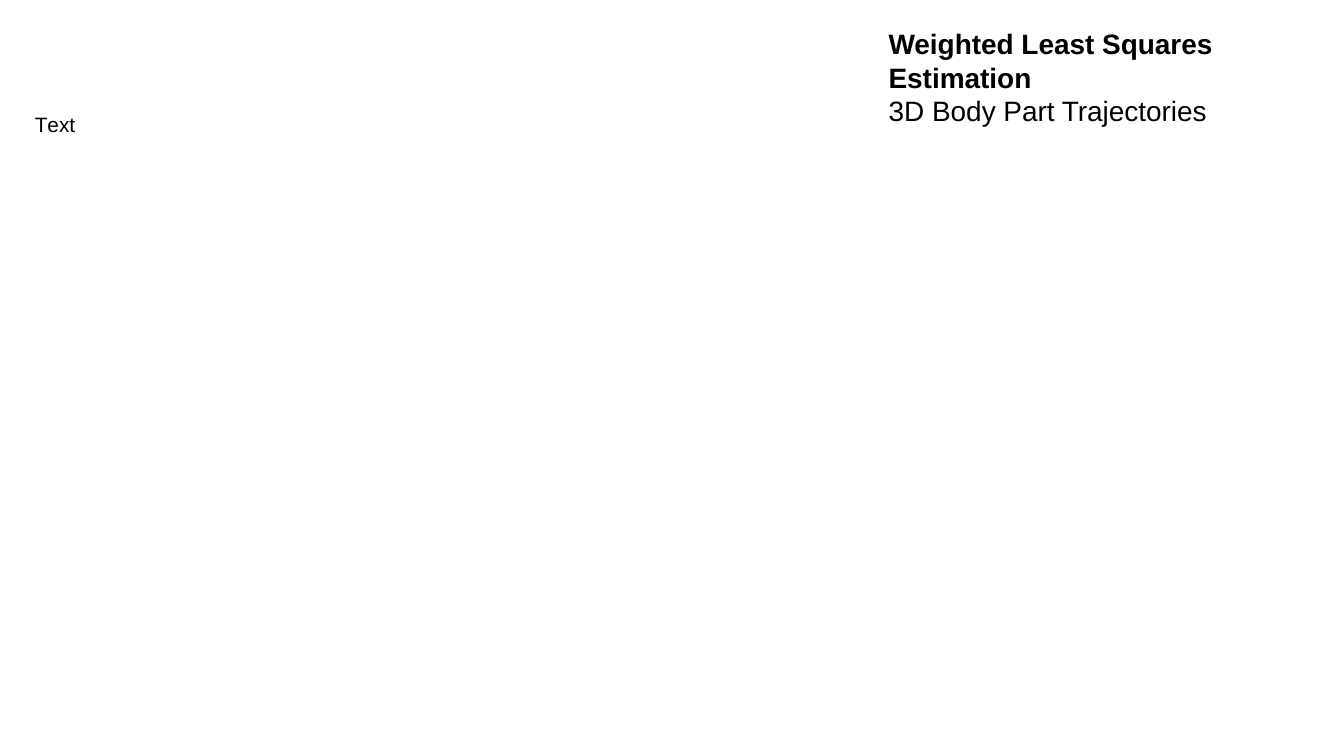
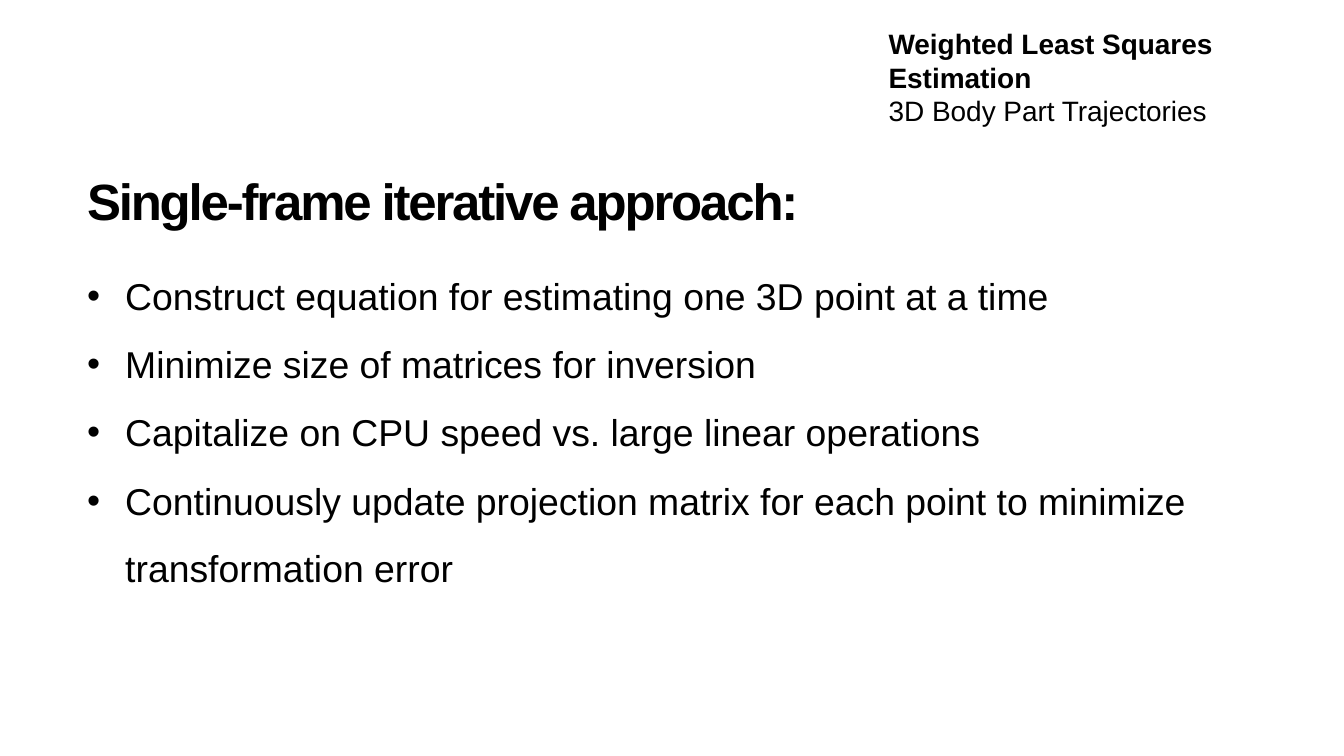
Before and after one commit to neekonsu/POSE_EVENT_MARK, a slide deck: slide 9 of wls_gated_dlc_triangulation/Weighted_Least_Squares.pptx. Drawn at 1344x756 pixels with LibreOffice and Linux fonts; fonts in the diff are those of the drawing; background and template pictures are left out. Boxes give left, top, right and bottom in pixels: in the first picture for what was removed or moved away, otherwise in the second. Text is boxed around its words. In the diff, an @@ line names an element or a change of style, - is before the commit and + after.

```diff
--- a/wls_gated_dlc_triangulation/Weighted_Least_Squares.pptx
+++ b/wls_gated_dlc_triangulation/Weighted_Least_Squares.pptx
@@ text removed at [35, 117, 75, 133] @@
-Text
@@ text added at [87, 183, 1185, 583], 44 pt, text #000000 @@
+Single-frame iterative approach:
+• Construct equation for estimating one 3D point at a time
+• Minimize size of matrices for inversion
+• Capitalize on CPU speed vs. large linear operations
+• Continuously update projection matrix for each point to minimize transformation error
```
Also in this commit, not shown: 3 other slides changed, 2 slides added, 18 other files.
